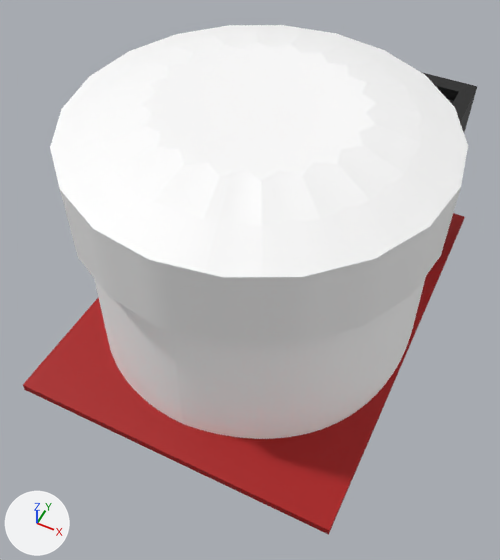
The FBX model Assets/Models/La Scala/la scala5.fbx: old version first, new version second.
Before and after are seen from a 50 mm camera at (0.02, -0.0281, 0.0554) aimed at (0.0044, 0.0032, 0.0162). Lighting does not change. The marker at lower left points along +X, +Y and +Z. Where no turn or scale is listed for an object, it has been applied to the vertices.

The first picture shows 'Ceiling', 'Theater_Floor', 'balcony_sides', 'pCube19'.
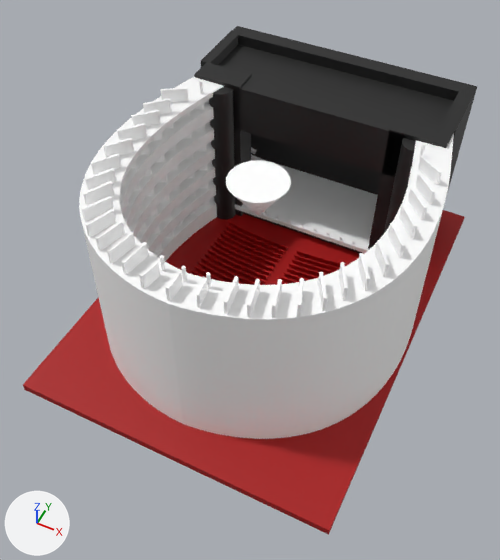
Patch to the scene script:
```diff
--- a/Assets/Models/La Scala/la scala5.fbx.py
+++ b/Assets/Models/La Scala/la scala5.fbx.py
@@ ob_ceiling @@
 ob_ceiling.scale = (1.45, 0.293, 1.32)
+ob_ceiling.hide_viewport = True
```

Location of each change, [x1, y1, x2, y2] in pixels of the pictures (500 x 560 px):
'Ceiling', hidden
    before: [50, 25, 468, 345]
'pCube15', unchanged, uncovered by the edit
    after: [228, 76, 407, 177]
'pCube19', unchanged, uncovered by the edit
    before: [421, 72, 477, 132]
    after: [233, 26, 477, 201]
'pCube18', unchanged, uncovered by the edit
    before: [448, 99, 454, 104]
    after: [219, 44, 454, 126]
'Stage_Floor', unchanged, uncovered by the edit
    after: [235, 157, 378, 253]
